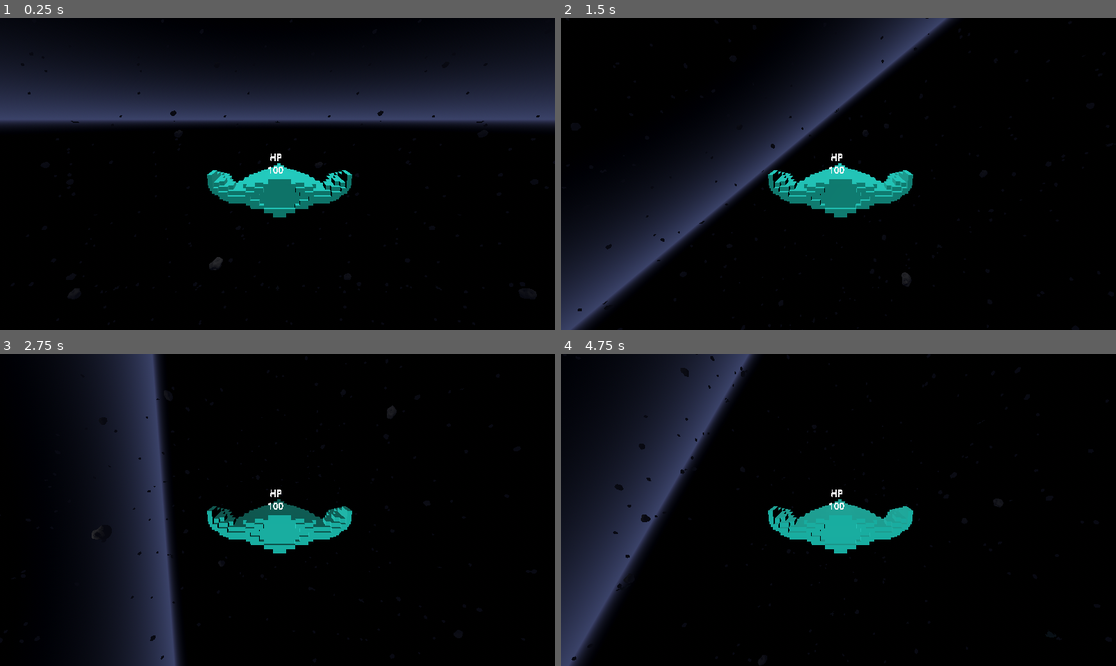
Above: before the commit, frames 1-4 (two rows, left to right).
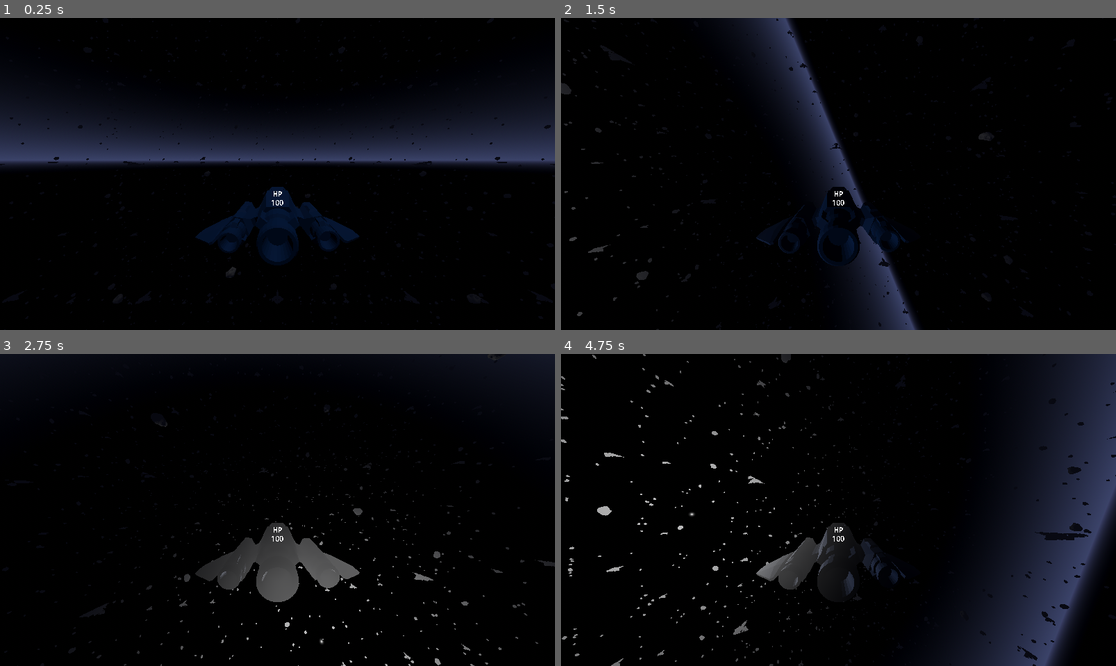
Above: after the commit, the same moments.

Repository: Junkyard-Logic-Studios/Cometes
Game: Godot game, scene res://scenes/main_scene.tscn
Same seed, same stepped clock (60 frames per second), same inputs: the game is played once before the commit and once after it.
Inputs:
- Up to frame 1 (0.25 s): no input
- Up to frame 2 (1.5 s): hold E (roll_right) 0.53-1.28 s; tap Space (shoot) at 0.6, 1.35 s; hold W (tilt_down) from 1.28 s (still down)
- Up to frame 3 (2.75 s): release W (tilt_down) at 2.03 s; hold E (roll_right) from 2.03 s (still down); tap Space (shoot) at 2.1 s
- Up to frame 4 (4.75 s): release E (roll_right) at 2.78 s; hold Shift (accelerate) 2.78-3.53 s; tap Space (shoot) at 2.85, 3.6, 4.35 s; hold Q (roll_left) from 3.53 s (still down)

The runs differ from the first frame. In frame 1, 35% of the frame differs, in the area x 0-100%, y 11-91%; in frame 2, 23%; in frame 3, 20%; in frame 4, 37%, in the area x 0-100%, y 0-100%.

Commit message:
Replace spaceship with new model

Diff:
--- /dev/null
+++ b/models/space_ship/space_ship_1.tscn
@@ -0,0 +1,16 @@
+[gd_scene load_steps=3 format=3 uid="uid://bk285rjdwy53f"]
+
+[ext_resource type="PackedScene" uid="uid://ds3gwix43k6sd" path="res://models/space_ship/space_ship_1.glb" id="1_p530x"]
+
+[sub_resource type="StandardMaterial3D" id="StandardMaterial3D_k3nxp"]
+albedo_color = Color(0, 0.10409, 0.220307, 1)
+metallic = 0.5
+metallic_specular = 0.2
+roughness = 0.8
+
+[node name="space_ship_1" instance=ExtResource("1_p530x")]
+transform = Transform3D(1, 0, 0, 0, 1, 0, 0, 0, 1, 0, 0.195363, 0)
+
+[node name="Spaceship" parent="." index="0"]
+transform = Transform3D(-0.2, -3.91654e-08, 7.64274e-16, 0, -1.95827e-08, -0.2, 1.74846e-08, -0.448, 8.74228e-09, -1.70923e-06, -0.2, 5.87937)
+surface_material_override/0 = SubResource("StandardMaterial3D_k3nxp")
--- a/scenes/laser.tscn
+++ b/scenes/laser.tscn
@@ -12,7 +12,7 @@
 render_priority = 0
 shader = ExtResource("3_ivnq7")
 shader_parameter/warps = 2
-shader_parameter/world_size = Vector3(40, 40, 40)
+shader_parameter/world_size = Vector3(0, 0, 0)
 shader_parameter/color = Vector3(2, 1, 0.5)
 shader_parameter/innerRadius = 0.03
 shader_parameter/outerRadius = 0.3
@@ -58,7 +58,6 @@
 
 [node name="MeshInstance3D" type="MeshInstance3D" parent="."]
 transform = Transform3D(0.970347, 0, 0, 0, 0.765002, 0, 0, 0, 1.86785, 0, -0.000836879, 0)
-visible = false
 mesh = SubResource("PrismMesh_g55cb")
 
 [node name="MultiMeshInstance3D" type="MultiMeshInstance3D" parent="."]
--- a/scenes/main_scene.tscn
+++ b/scenes/main_scene.tscn
@@ -45,7 +45,7 @@
 [node name="World" type="Node3D" parent="."]
 script = ExtResource("3_6c7wi")
 asteroid_scene = ExtResource("3_6hl20")
-metadata/warp_layers = 3
+metadata/warp_layers = 4
 
 [node name="Environment" type="WorldEnvironment" parent="World"]
 environment = SubResource("Environment_ir04n")
--- a/scenes/space_ship.tscn
+++ b/scenes/space_ship.tscn
@@ -1,15 +1,12 @@
-[gd_scene load_steps=12 format=3 uid="uid://bq1enqgn0odw4"]
+[gd_scene load_steps=11 format=3 uid="uid://bq1enqgn0odw4"]
 
 [ext_resource type="Script" path="res://scripts/space_ship.gd" id="1_fjdmo"]
 [ext_resource type="PackedScene" uid="uid://dxx10vdgr7ufa" path="res://scenes/laser.tscn" id="2_v8ax5"]
-[ext_resource type="ArrayMesh" uid="uid://b2pd1v64yb0au" path="res://models/Spacecraft_comete.obj" id="3_r6kpr"]
+[ext_resource type="PackedScene" uid="uid://bk285rjdwy53f" path="res://models/space_ship/space_ship_1.tscn" id="3_abhat"]
 [ext_resource type="Script" path="res://scripts/visual_loop.gd" id="4_ht8p1"]
 
-[sub_resource type="SphereShape3D" id="SphereShape3D_p0r12"]
-radius = 0.599621
-
-[sub_resource type="StandardMaterial3D" id="StandardMaterial3D_0e18k"]
-albedo_color = Color(0, 0.666667, 0.607843, 1)
+[sub_resource type="ConvexPolygonShape3D" id="ConvexPolygonShape3D_tu5s4"]
+points = PackedVector3Array(0, 0, 7, 0, 1.4, -0.8, 0, 1.3, 1.8, -4.5, -1.2, -0.1, -4.5, -1.2, 0.7, 4.5, -1.2, -0.1, 4.5, -1.2, 0.7, 0.6, 0.8, -3.5, -0.6, 0.8, -3.5, 0.6, -0.3, -3.5, -0.6, -0.3, -3.5)
 
 [sub_resource type="SystemFont" id="SystemFont_l6550"]
 subpixel_positioning = 0
@@ -33,43 +30,38 @@
 "
 
 [node name="SpaceShip" type="RigidBody3D"]
-mass = 100.0
+mass = 1000.0
 gravity_scale = 0.0
 can_sleep = false
 angular_damp = 3.0
 script = ExtResource("1_fjdmo")
 linear_max_speed = 30.0
-rotational_torque = 50.0
+rotational_torque = 75000.0
 laser_scene = ExtResource("2_v8ax5")
 
-[node name="CollisionShape3D" type="CollisionShape3D" parent="."]
-transform = Transform3D(1, 0, 0, 0, 1, 0, 0, 0, 1, 0, 0, 0.0602649)
-shape = SubResource("SphereShape3D_p0r12")
+[node name="CollisionShape3D2" type="CollisionShape3D" parent="."]
+shape = SubResource("ConvexPolygonShape3D_tu5s4")
+
+[node name="space_ship_1" parent="." instance=ExtResource("3_abhat")]
+script = ExtResource("4_ht8p1")
 
 [node name="Camera3D" type="Camera3D" parent="."]
-transform = Transform3D(-1, 3.24475e-14, 8.74228e-08, 2.26267e-08, 0.965926, 0.258819, -8.44439e-08, 0.258819, -0.965926, 0, 1.38392, -4.33)
-
-[node name="SpacecraftComete" type="MeshInstance3D" parent="."]
-transform = Transform3D(-3.49691e-09, 0, -0.08, 0, 0.08, 0, 0.08, 0, -3.49691e-09, 0.004, -0.73, 0.3)
-material_override = SubResource("StandardMaterial3D_0e18k")
-gi_mode = 2
-mesh = ExtResource("3_r6kpr")
-skeleton = NodePath("../..")
-script = ExtResource("4_ht8p1")
+transform = Transform3D(-1, 1.51493e-08, 8.61002e-08, 2.26267e-08, 0.996163, 0.0875208, -8.44439e-08, 0.0875208, -0.996163, 1.2894e-06, 3.06441, -8.44659)
+fov = 90.0
 
 [node name="Gun" type="Node3D" parent="."]
 
 [node name="SpawnPoint" type="Marker3D" parent="Gun"]
-transform = Transform3D(1, 0, 0, 0, 1, 0, 0, 0, 1, 0, 0, 1.5)
+transform = Transform3D(1, 0, 0, 0, 1, 0, 0, 0, 1, 0, 0, 8.27891)
 
 [node name="FiringTimer" type="Timer" parent="Gun"]
-wait_time = 0.25
+wait_time = 0.15
 
 [node name="UI" type="Node3D" parent="."]
-transform = Transform3D(1, 0, 0, 0, 1, 0, 0, 0, 1, 0.0312259, -0.258885, -0.565734)
+transform = Transform3D(1, 0, 0, 0, 0.987469, 0.157813, 0, -0.157813, 0.987469, 0, 1.38387, -4.53)
 
 [node name="Hp_Display" type="MeshInstance3D" parent="UI"]
-transform = Transform3D(-1, 0, -8.74228e-08, -4.37114e-08, 0.866025, 0.5, 7.57103e-08, 0.5, -0.866025, -0.00348926, 0.897804, -0.254664)
+transform = Transform3D(-1, 0, -8.74228e-08, -4.37114e-08, 0.866025, 0.5, 7.57103e-08, 0.5, -0.866025, 0, 0.85, -0.262)
 cast_shadow = 0
 mesh = SubResource("TextMesh_nqy8w")
 
--- a/scripts/space_ship.gd
+++ b/scripts/space_ship.gd
@@ -2,10 +2,11 @@
 
 
 # properties
-@export_range(0, 1000, 20) var thrust: float = 300
+@export_range(0, 10000, 20) var thrust: float = 3000
 @export_range(0, 100, 2) var linear_max_speed: float = 10
-@export_range(0, 100, 2) var rotational_torque: float = 30
+@export_range(0, 250000, 5000) var rotational_torque: float = 100000
 @export var laser_scene: PackedScene
+@export_range(0, 0.2, 0.005) var gun_spread: float = 0.015
 
 
 # update movement based on inputs
@@ -42,7 +43,8 @@
 	var laser = laser_scene.instantiate()
 
 	# initialize laser to spawn point position and facing forward from the ship
-	laser.initialize($Gun/SpawnPoint.global_position, linear_velocity, basis * Vector3.BACK)
+	var dir = basis * Vector3.BACK + Vector3(randf()-.5, randf()-.5, randf()-.5) * gun_spread
+	laser.initialize($Gun/SpawnPoint.global_position, linear_velocity, dir.normalized())
 
 	# spawn it into the scene independently
 	get_tree().root.add_child(laser)
Not shown, removed: models/Spacecraft_comete.gltf
Not shown, removed: models/Spacecraft_comete.obj
Not shown, removed: models/Spacecraft_comete.obj.import
Binary file removed: models/Spacecraft_comete_0.png
Not shown, removed: models/Spacecraft_comete_0.png.import
Binary file added: models/space_ship/space_ship_1.glb
Not shown, changed: models/space_ship/space_ship_1.glb.import
